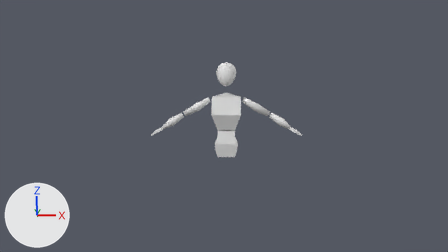
One commit to the Blender file assets/maybe main character.blend: the scene before it, then after it.
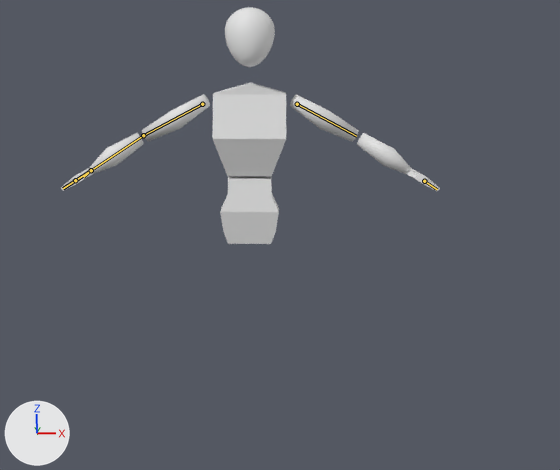
Old and new are each drawn from the file's camera 'Camera' and again close up on the part from 28% to 78% of the width and 24% to 98% of the height. Arrows for +X, +Y and +Z are at lower left; the lights stay in place. The bones that change are drawn over the model as lines in the close-ups.

In view in the first close-up: 'Sphere', 'bacino', 'busto', 'left bicep', 'left fingers', 'left forearm', 'left palm', 'left thumb', 'right bicep', 'right fingers', 'right forearm', 'right palm', 'right thumb'.
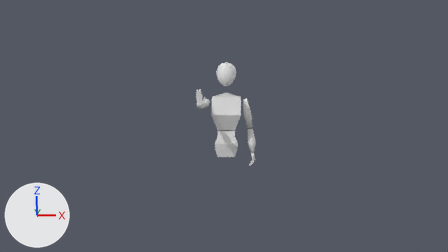
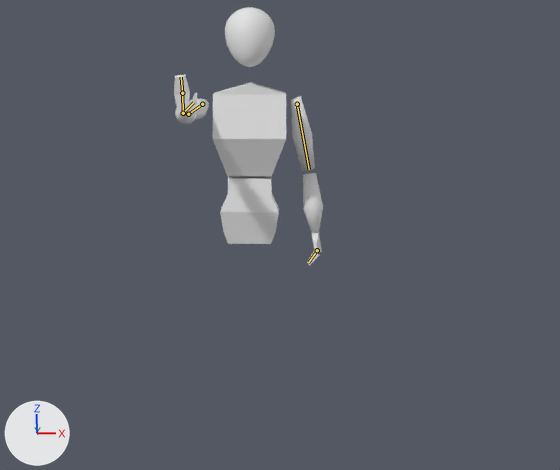
The newer file adds an action. The first version stands in its rest pose; the second is drawn at frame 30 of the action 'interact'.

The change, as a list of edits to the scene's bpy script:
```text
Change bone_upper_arm_l:
    where bone_upper_arm_l = bpy.data.objects['metarig'].pose.bones['upper_arm.L']  # child of 'shoulder.L'
    bone_upper_arm_l.rotation_quaternion: (1.0, 0.0, 0.0, 0.0) -> (0.903, 0.0, 0.092, -0.42)  # degrees (0, 0, 0) -> degrees (-4, 10, -50)
Change bone_hand_l_001:
    where bone_hand_l_001 = bpy.data.objects['metarig'].pose.bones['hand.L.001']  # child of 'hand.L'
    bone_hand_l_001.rotation_quaternion: (1.0, 0.0, 0.0, 0.0) -> (0.934, -0.004, -0.03, -0.356)  # degrees (0, 0, 0) -> degrees (1, -3, -42)
Change bone_upper_arm_r:
    where bone_upper_arm_r = bpy.data.objects['metarig'].pose.bones['upper_arm.R']  # child of 'shoulder.R'
    bone_upper_arm_r.rotation_quaternion: (1.0, 0.0, 0.0, 0.0) -> (0.592, 0.616, 0.356, 0.379)  # degrees (0, 0, 0) -> degrees (91, -3, 63)
Change bone_forearm_r:
    where bone_forearm_r = bpy.data.objects['metarig'].pose.bones['forearm.R']  # child of 'upper_arm.R'
    bone_forearm_r.rotation_quaternion: (1.0, 0.0, 0.0, 0.0) -> (0.581, -0.04, -0.808, 0.094)  # degrees (0, 0, 0) -> degrees (33, -112, -28)
Change bone_hand_r:
    where bone_hand_r = bpy.data.objects['metarig'].pose.bones['hand.R']  # child of 'forearm.R'
    bone_hand_r.rotation_quaternion: (1.0, 0.0, 0.0, 0.0) -> (0.752, -0.073, 0.172, -0.632)  # degrees (0, 0, 0) -> degrees (-19, 10, -82)
Change bone_hand_r_001:
    where bone_hand_r_001 = bpy.data.objects['metarig'].pose.bones['hand.R.001']  # child of 'hand.R'
    bone_hand_r_001.rotation_quaternion: (1.0, 0.0, 0.0, 0.0) -> (0.997, -0.015, 0.031, 0.068)  # degrees (0, 0, 0) -> degrees (-2, 4, 8)
Change bone_forearm_r_001:
    where bone_forearm_r_001 = bpy.data.objects['metarig'].pose.bones['forearm.R.001']  # child of 'forearm.R'
    bone_forearm_r_001.rotation_quaternion: (1.0, 0.0, 0.0, 0.0) -> (0.752, -0.177, -0.319, -0.549)  # degrees (0, 0, 0) -> degrees (6, -42, -75)
```

Boxes [x1, y1, x2, y2] around the edits, measured in the close-ups (560 x 470 px):
'left bicep', posed (64% narrower, 55% taller)
    before: [290, 94, 359, 142]
    after: [291, 96, 315, 171]
'left forearm', posed (62% narrower, 45% taller)
    before: [357, 133, 411, 174]
    after: [303, 173, 323, 233]
'right bicep', posed
    before: [142, 94, 210, 141]
    after: [189, 98, 209, 119]
'right forearm', posed
    before: [89, 133, 144, 174]
    after: [175, 107, 197, 124]
'right palm', posed (23% narrower, 35% taller)
    before: [72, 168, 93, 184]
    after: [174, 92, 190, 114]
'right fingers', posed
    before: [61, 177, 76, 191]
    after: [174, 75, 190, 94]
'left fingers', posed (18% narrower, 14% taller)
    before: [424, 178, 440, 191]
    after: [307, 251, 320, 266]
'left palm', posed (50% narrower, 29% taller)
    before: [407, 168, 428, 184]
    after: [312, 232, 322, 253]
'left thumb', posed (47% narrower, 33% taller)
    before: [76, 169, 92, 183]
    after: [189, 93, 197, 112]
'right thumb', posed
    before: [408, 169, 424, 184]
    after: [312, 233, 319, 252]
bone 'upper_arm.L', root to tip
    before: (297, 104) to (356, 136)
    after: (297, 104) to (309, 169)
bone 'hand.L.001', root to tip
    before: (424, 181) to (437, 189)
    after: (317, 250) to (308, 262)
bone 'upper_arm.R', root to tip
    before: (202, 104) to (143, 135)
    after: (202, 104) to (188, 114)
bone 'forearm.R', root to tip
    before: (143, 135) to (91, 170)
    after: (188, 114) to (183, 113)
bone 'hand.R', root to tip
    before: (91, 170) to (75, 180)
    after: (183, 113) to (182, 93)
bone 'hand.R.001', root to tip
    before: (75, 180) to (63, 188)
    after: (182, 93) to (181, 77)
bone 'forearm.R.001', root to tip
    before: (91, 170) to (83, 177)
    after: (183, 113) to (193, 102)
